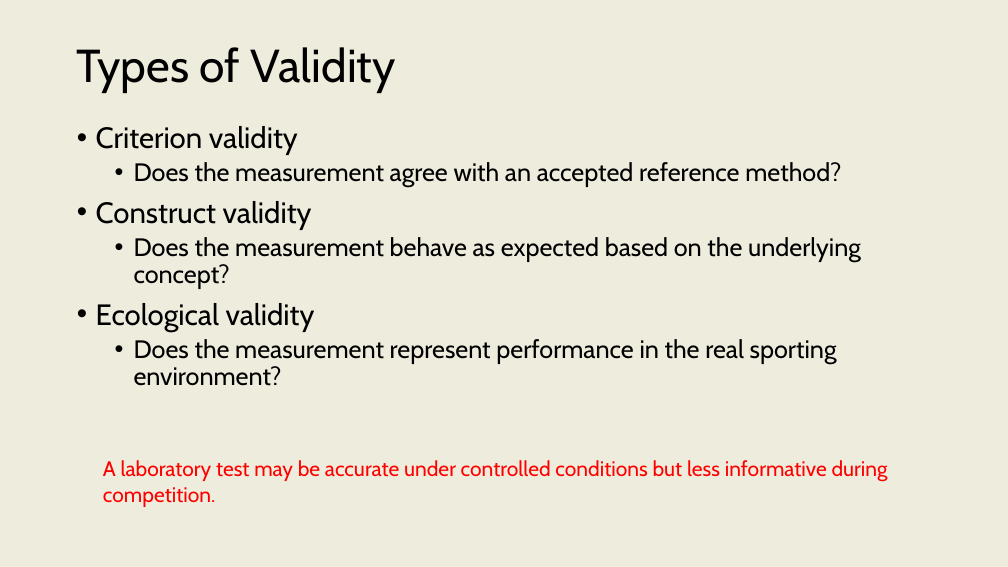
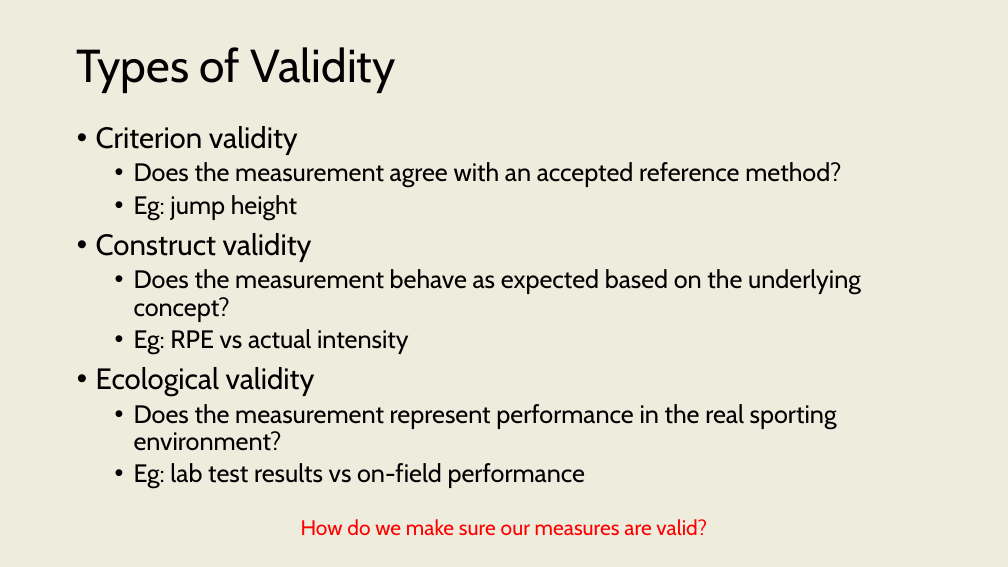
Before and after one commit to onishisaryu/HES-3000-Sports-Data-Analytics, a slide deck: slide 10 of pptx/Lecture5.pptx. Drawn at 1008x567 pixels with LibreOffice and Linux fonts; fonts in the diff are those of the drawing. Boxes give left, top, right and bottom in pixels: in the first picture for what was removed or moved away, otherwise in the second. Text is boxed around its words. In the diff, an @@ line names an element or a change of style, - is before the commit and + after.

```diff
--- a/pptx/Lecture5.pptx
+++ b/pptx/Lecture5.pptx
@@ text at <box>134,195,297,220</box>: paragraph added @@
+  • Eg: jump height
@@ text at <box>134,329,409,354</box>: paragraph added @@
+  • Eg: RPE vs actual intensity
@@ text at <box>134,463,585,489</box>: paragraph added @@
+  • Eg: lab test results vs on-field performance
@@ text at <box>301,519,707,535</box>: text changed @@
-A laboratory test may be accurate under controlled conditions but less informative during competition.
+How do we make sure our measures are valid?
```
Also in this commit, not shown: 13 other slides changed, 1 slide added, 1 slide removed, 2 other files.
